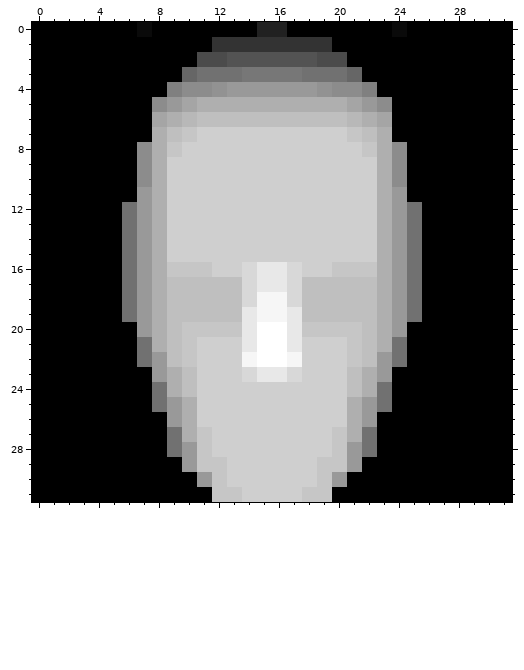
One commit to this pixel-art sprite: characters/male1/head/front.png. The first picture shows the starting point.
The file is 32x32 pixels. Colours within 5 levels of each other are drawn and written as one.
And afterwards:
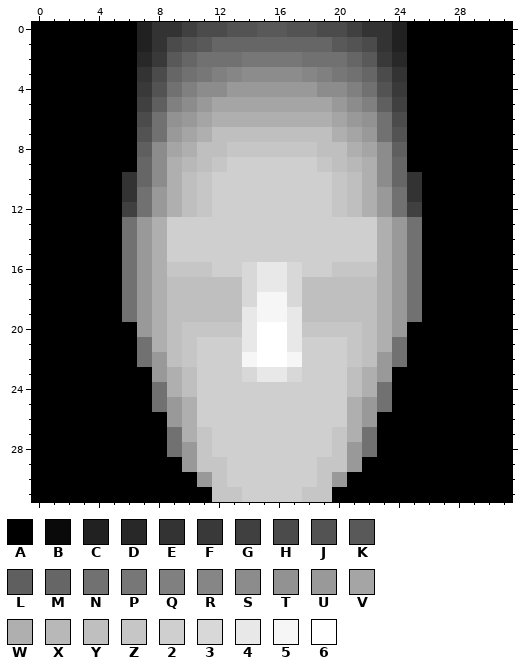
Palette (. is transparent): A #000000  B #0a0a0a  C #212121  D #282828  E #333333  F #393939  G #404040  H #4b4b4b  J #535353  K #595959  L #5f5f5f  M #666666  N #717171  P #777777  Q #808080  R #868686  S #8c8c8c  T #929292  U #999999  V #a5a5a5  W #afafaf  X #b8b8b8  Y #bfbfbf  Z #c6c6c6  2 #cfcfcf  3 #d8d8d8  4 #e8e8e8  5 #f6f6f6  6 #ffffff
Edits made:
@@ x 0..31 @@
- 0 AAAAAAABAAAAAAACCAAAAAAABAAAAAAA
- 1 AAAAAAAAAAAAEEEEEEEEAAAAAAAAAAAA
- 2 AAAAAAAAAAAHHJJJJJJHHAAAAAAAAAAA
- 3 AAAAAAAAAAMNNNPPPPNNNMAAAAAAAAAA
- 4 AAAAAAAAAQSSTUUUUUUTSSQAAAAAAAAA
- 5 AAAAAAAASUVWWWWWWWWWWVUSAAAAAAAA
- 6 AAAAAAAAVWXYYYYYYYYYYXWVAAAAAAAA
- 7 AAAAAAAAWYZ2222222222ZYWAAAAAAAA
- 8 AAAAAAASWZ222222222222ZWSAAAAAAA
- 9 AAAAAAASW22222222222222WSAAAAAAA
-10 AAAAAAASW22222222222222WSAAAAAAA
-11 AAAAAAAUW22222222222222WUAAAAAAA
-12 AAAAAANUW22222222222222WUNAAAAAA
+ 0 AAAAAAACEEGHHJJKKJJHHGEECAAAAAAA
+ 1 AAAAAAACEHJKMMMMMMMMKJHECAAAAAAA
+ 2 AAAAAAADFKMNNNPPPPNNNMKFDAAAAAAA
+ 3 AAAAAAAEHMNPQRSSSSRQPNMHEAAAAAAA
+ 4 AAAAAAAFJNQSSUUUUUUSSQNJFAAAAAAA
+ 5 AAAAAAAGLQSUVVVVVVVVUSQLGAAAAAAA
+ 6 AAAAAAAHNTUVWWWWWWWWVUTNHAAAAAAA
+ 7 AAAAAAAJNUVWYYYYYYYYWVUNJAAAAAAA
+ 8 AAAAAAALSVWYYZZZZZZYYWVSLAAAAAAA
+ 9 AAAAAAAMSWXYZ222222ZYXWSMAAAAAAA
+10 AAAAAAEMSWYZ22222222ZYWSMEAAAAAA
+11 AAAAAAENUWYZ22222222ZYWUNEAAAAAA
+12 AAAAAAGNUWYZ22222222ZYWUNGAAAAAA
 13 AAAAAANUW22222222222222WUNAAAAAA
